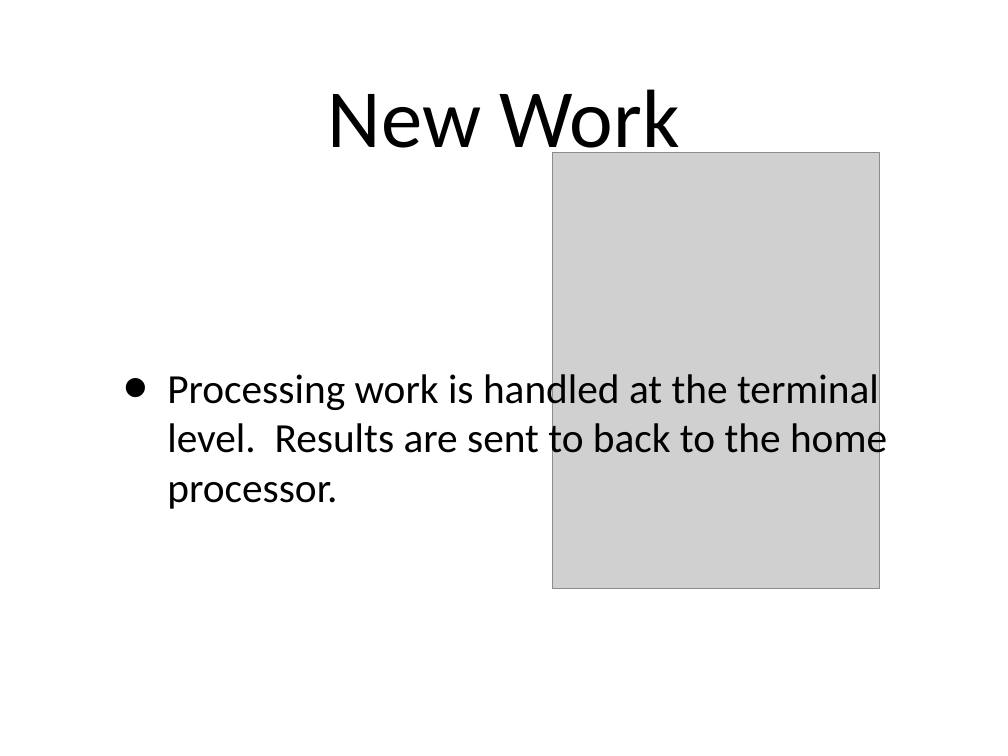
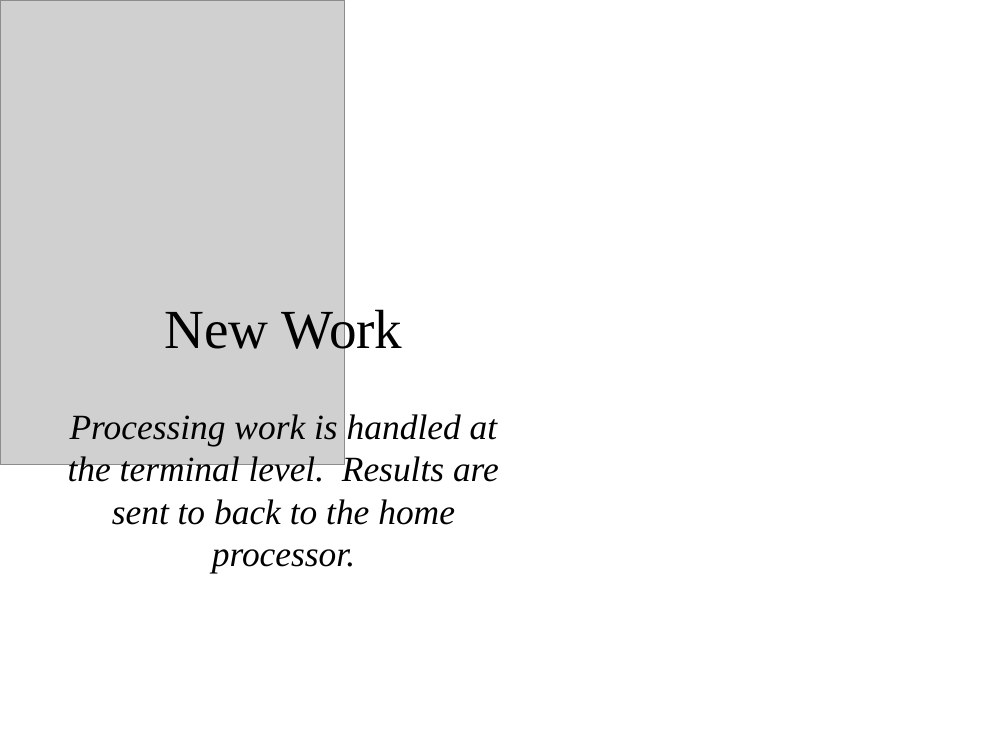
Before and after one commit to amod0017/rit-othello, a slide deck: slide 17 of Othello/other/Othello-Presentation-2.ppt. Drawn at 1008x756 pixels with LibreOffice and Linux fonts; fonts in the diff are those of the drawing; grey boxes stand for pictures; background and template pictures are left out. Boxes give left, top, right and bottom in pixels: in the first picture for what was removed or moved away, otherwise in the second. Text is boxed around its words. In the diff, an @@ line names an element or a change of style, - is before the commit and + after.

Commit message:
- Merged Presentations - Added Styling (I still have the original if it looks weird on a PPT)

```diff
--- a/Othello/other/Othello-Presentation-2.ppt
+++ b/Othello/other/Othello-Presentation-2.ppt
@@ picture: place and size @@
-picture at box(552, 152, 879, 588)
+picture at box(0, 0, 345, 465)
@@ title "New Work": place and size @@
-title "New Work" at box(328, 89, 680, 167)
+title "New Work" at box(164, 305, 402, 358)
@@ title "New Work" at box(164, 305, 402, 358): size 84 to 56 pt, font Calibri to Times New Roman; vertical alignment middle to bottom @@
@@ text "Processing work is handled at ...": place and size @@
-text "Processing work is handled at ..." at box(167, 369, 887, 509)
+text "Processing work is handled at ..." at box(68, 414, 499, 573)
@@ text "Processing work is handled at ..." at box(68, 414, 499, 573): size 42 to 36 pt, font Calibri to Times New Roman, italic on; alignment left to centre; bullet • to none; less space between paragraphs; vertical alignment middle to top @@
```
Also in this commit, not shown: 30 other slides changed, 8 slides added, 5 slides removed.
